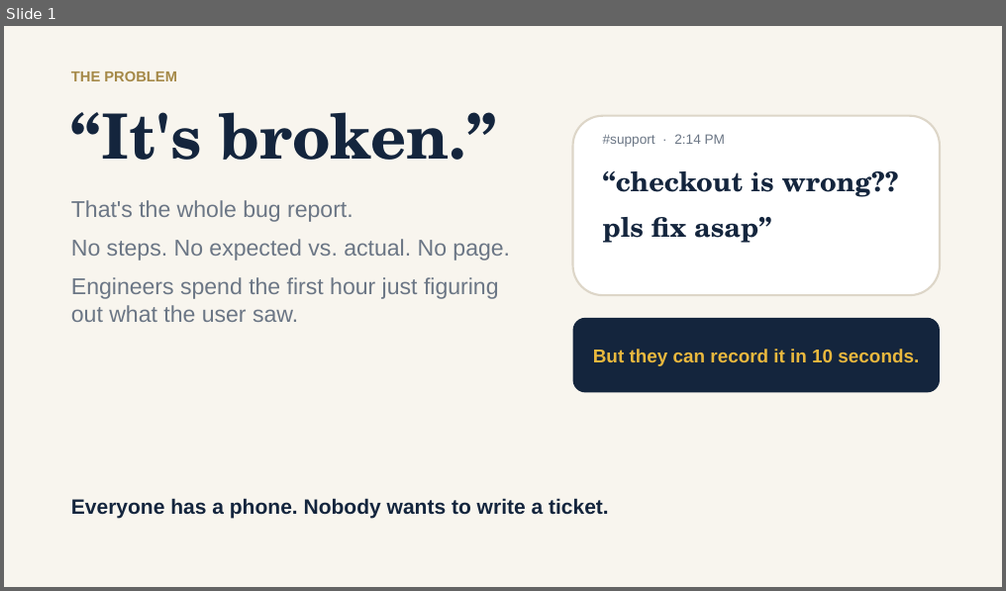
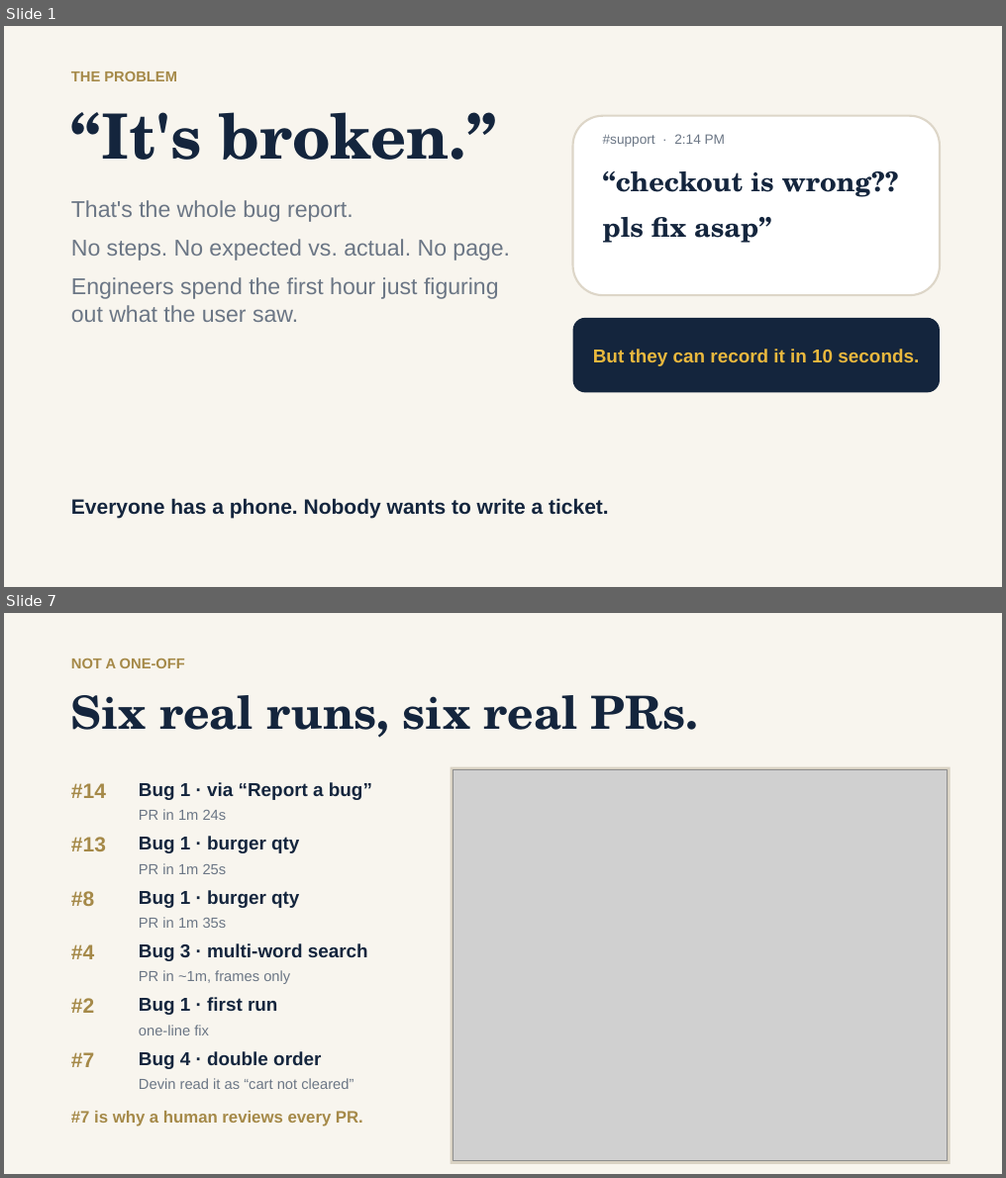
Before and after one commit to woodstock-thebrid/video2pr, a slide deck: docs/media/video2pr_slides.pptx. Shown one above the other, each under a label of ours: slide 1 before the commit, slides 1 and 7 after it; the slides between them are not shown. The pictures are 1006x591 and 1006x1178 pixels, drawn with LibreOffice and Linux fonts; fonts in the diff are those of the drawing; grey boxes stand for pictures. Boxes give left, top, right and bottom in pixels: in the first picture for what was removed or moved away, otherwise in the second. Text is boxed around its words. In the diff, an @@ line names an element or a change of style, - is before the commit and + after.

Commit message:
Add real-mode demo video and refresh slides with new features

```diff
--- a/docs/media/video2pr_slides.pptx
+++ b/docs/media/video2pr_slides.pptx
@@ slide 7 added at (x1=4, y1=613, x2=1002, y2=1174), background #F8F5EE @@
@@ text added at (x1=71, y1=659, x2=185, y2=668), 14 pt, text #A58948, bold @@
+NOT A ONE-OFF
@@ text added at (x1=71, y1=695, x2=699, y2=738), 44 pt, text #14253D, bold @@
+Six real runs, six real PRs.
@@ text added at (x1=71, y1=783, x2=106, y2=798), 20 pt, text #A58948, bold @@
+#14
@@ text added at (x1=139, y1=782, x2=372, y2=800), 18 pt, text #14253D, bold @@
+Bug 1 · via “Report a bug”
@@ rectangle added at (x1=450, y1=767, x2=950, y2=1164), fill #D9D2C3 @@
@@ picture added at (x1=453, y1=770, x2=947, y2=1161) @@
@@ text added at (x1=139, y1=809, x2=227, y2=820), 14 pt, text #6B7685 @@
+PR in 1m 24s
@@ text added at (x1=71, y1=837, x2=106, y2=852), 20 pt, text #A58948, bold @@
+#13
@@ text added at (x1=139, y1=836, x2=299, y2=854), 18 pt, text #14253D, bold @@
+Bug 1 · burger qty
@@ text added at (x1=139, y1=863, x2=227, y2=874), 14 pt, text #6B7685 @@
+PR in 1m 25s
@@ text added at (x1=71, y1=891, x2=94, y2=906), 20 pt, text #A58948, bold @@
+#8
@@ text added at (x1=139, y1=890, x2=299, y2=908), 18 pt, text #14253D, bold @@
+Bug 1 · burger qty
@@ text added at (x1=139, y1=917, x2=227, y2=928), 14 pt, text #6B7685 @@
+PR in 1m 35s
@@ text added at (x1=71, y1=945, x2=94, y2=959), 20 pt, text #A58948, bold @@
+#4
@@ text added at (x1=139, y1=944, x2=368, y2=961), 18 pt, text #14253D, bold @@
+Bug 3 · multi-word search
@@ text added at (x1=71, y1=998, x2=94, y2=1013), 20 pt, text #A58948, bold @@
+#2
@@ text added at (x1=139, y1=970, x2=290, y2=984), 14 pt, text #6B7685 @@
+PR in ~1m, frames only
@@ text added at (x1=139, y1=997, x2=277, y2=1015), 18 pt, text #14253D, bold @@
+Bug 1 · first run
@@ text added at (x1=139, y1=1025, x2=209, y2=1036), 14 pt, text #6B7685 @@
+one-line fix
@@ text added at (x1=71, y1=1053, x2=94, y2=1067), 20 pt, text #A58948, bold @@
+#7
@@ text added at (x1=139, y1=1052, x2=321, y2=1069), 18 pt, text #14253D, bold @@
+Bug 4 · double order
@@ text added at (x1=139, y1=1078, x2=353, y2=1089), 14 pt, text #6B7685 @@
+Devin read it as “cart not cleared”
@@ text added at (x1=71, y1=1111, x2=363, y2=1127), 16 pt, text #A58948, bold @@
+#7 is why a human reviews every PR.
```
Also in this commit, not shown: 3 slides changed, 3 other slides added, 5 other files.
